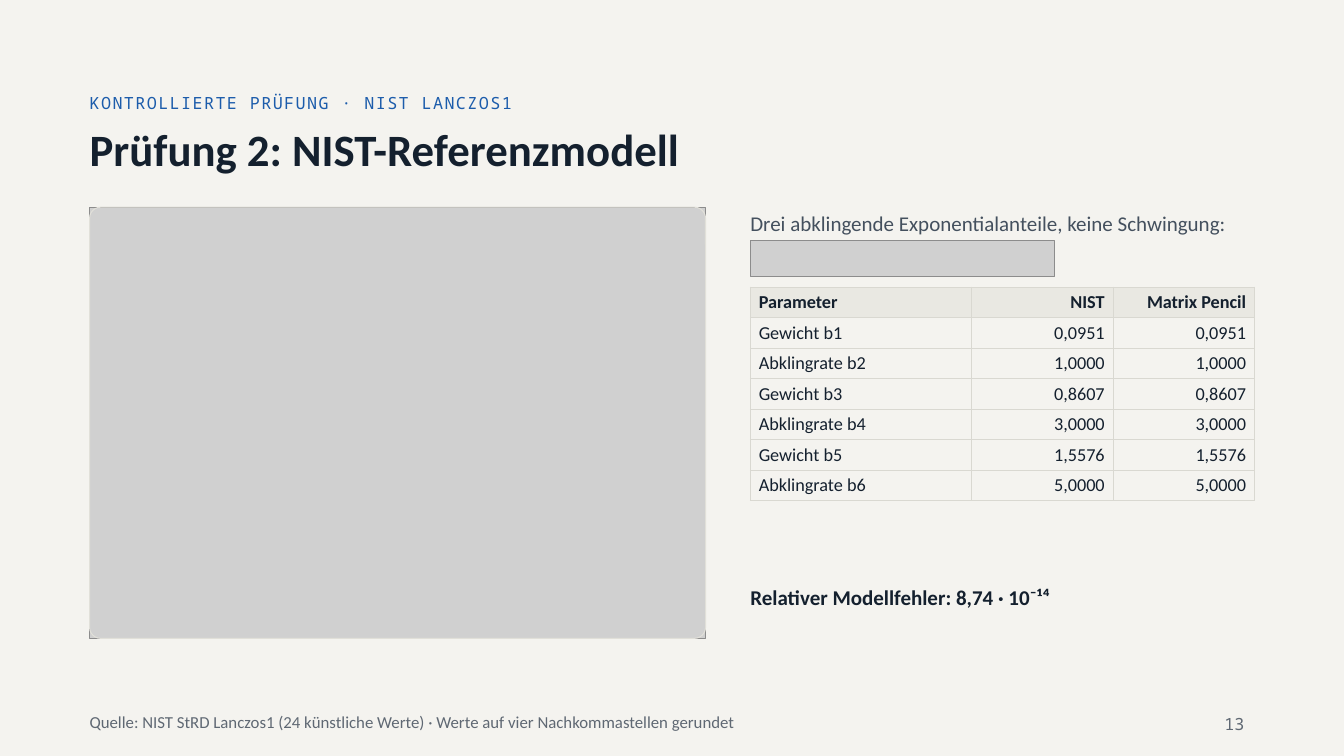
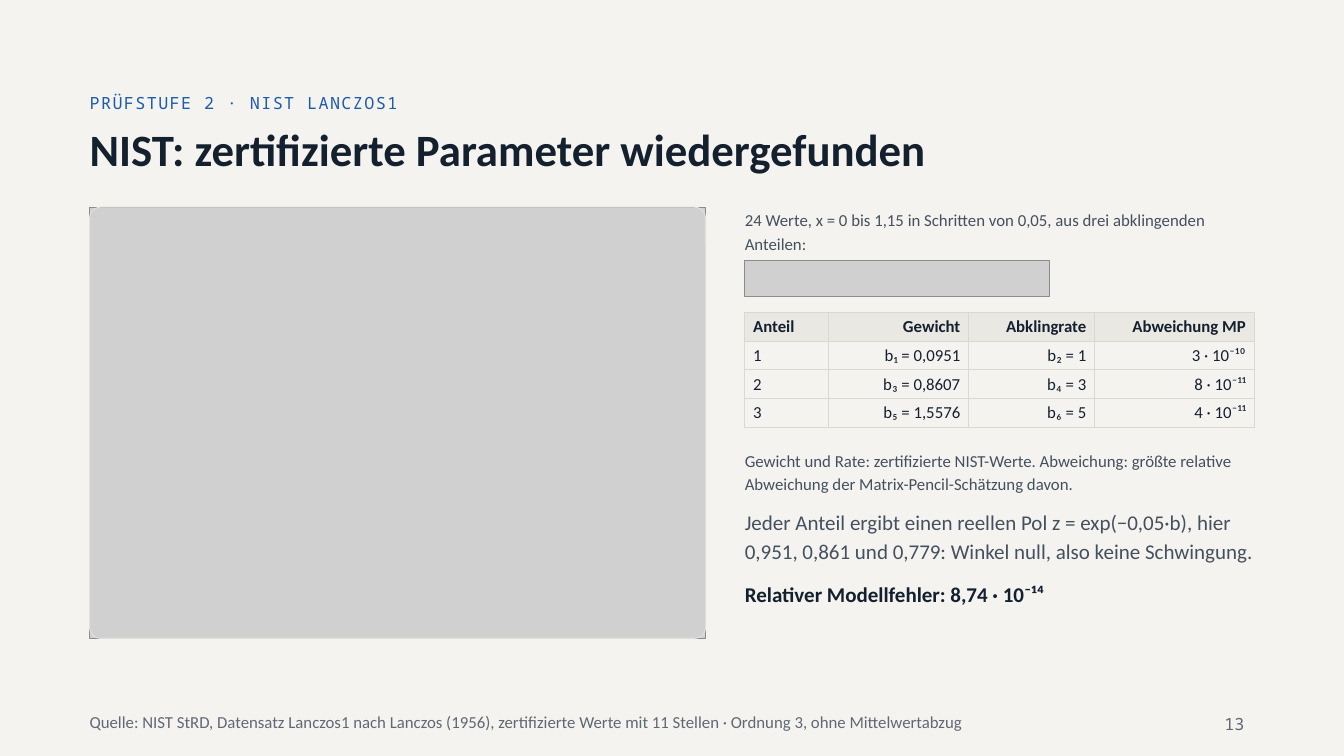
Before and after one commit to relaytoroot/prony_matrix_pencil_filter, a slide deck: slide 13 of docs/praesentation/Ergebnisse_Matrix_Pencil_Arbeitsfassung.pptx. Drawn at 1344x756 pixels with LibreOffice and Linux fonts; fonts in the diff are those of the drawing; grey boxes stand for pictures. Boxes give left, top, right and bottom in pixels: in the first picture for what was removed or moved away, otherwise in the second. Text is boxed around its words. In the diff, an @@ line names an element or a change of style, - is before the commit and + after.

```diff
--- a/docs/praesentation/Ergebnisse_Matrix_Pencil_Arbeitsfassung.pptx
+++ b/docs/praesentation/Ergebnisse_Matrix_Pencil_Arbeitsfassung.pptx
@@ text at (90, 93, 397, 109): text changed @@
-KONTROLLIERTE PRÜFUNG · NIST LANCZOS1
+PRÜFSTUFE 2 · NIST LANCZOS1
@@ title at (90, 134, 925, 174): text changed @@
-Prüfung 2: NIST-Referenzmodell
+NIST: zertifizierte Parameter wiedergefunden
@@ text at (745, 214, 1205, 250): text changed; size 15 to 12 pt @@
-Drei abklingende Exponentialanteile, keine Schwingung:
+24 Werte, x = 0 bis 1,15 in Schritten von 0,05, aus drei abklingenden Anteilen:
@@ picture: place and size @@
-picture at (750, 241, 1055, 276)
+picture at (745, 260, 1050, 295)
@@ table at (745, 313, 1254, 424) @@
-Parameter | NIST | Matrix Pencil
-Gewicht b1 | 0,0951 | 0,0951
-Abklingrate b2 | 1,0000 | 1,0000
-Gewicht b3 | 0,8607 | 0,8607
-Abklingrate b4 | 3,0000 | 3,0000
-Gewicht b5 | 1,5576 | 1,5576
-Abklingrate b6 | 5,0000 | 5,0000
+Anteil | Gewicht | Abklingrate | Abweichung MP
+1 | b₁ = 0,0951 | b₂ = 1 | 3 · 10⁻¹⁰
+2 | b₃ = 0,8607 | b₄ = 3 | 8 · 10⁻¹¹
+3 | b₅ = 1,5576 | b₆ = 5 | 4 · 10⁻¹¹
@@ table: place and size @@
-table at (750, 287, 1253, 498)
+table at (745, 313, 1254, 424)
@@ text added at (745, 455, 1231, 493), 12 pt, text #44505E @@
+Gewicht und Rate: zertifizierte NIST-Werte. Abweichung: größte relative Abweichung der Matrix-Pencil-Schätzung davon.
@@ text added at (745, 515, 1252, 563), 15 pt, text #44505E @@
+Jeder Anteil ergibt einen reellen Pol z = exp(−0,05·b), hier 0,951, 0,861 und 0,779: Winkel null, also keine Schwingung.
@@ text "Relativer Modellfehler: 8,74 · 10⁻¹⁴": place and size @@
-text "Relativer Modellfehler: 8,74 · 10⁻¹⁴" at (750, 588, 1050, 608)
+text "Relativer Modellfehler: 8,74 · 10⁻¹⁴" at (745, 585, 1045, 605)
@@ text at (90, 716, 962, 731): text changed @@
-Quelle: NIST StRD Lanczos1 (24 künstliche Werte) · Werte auf vier Nachkommastellen gerundet
+Quelle: NIST StRD, Datensatz Lanczos1 nach Lanczos (1956), zertifizierte Werte mit 11 Stellen · Ordnung 3, ohne Mittelwertabzug
```
Also in this commit, not shown: 8 other slides changed, 1 slide added, 1 slide removed, 1 other file.
